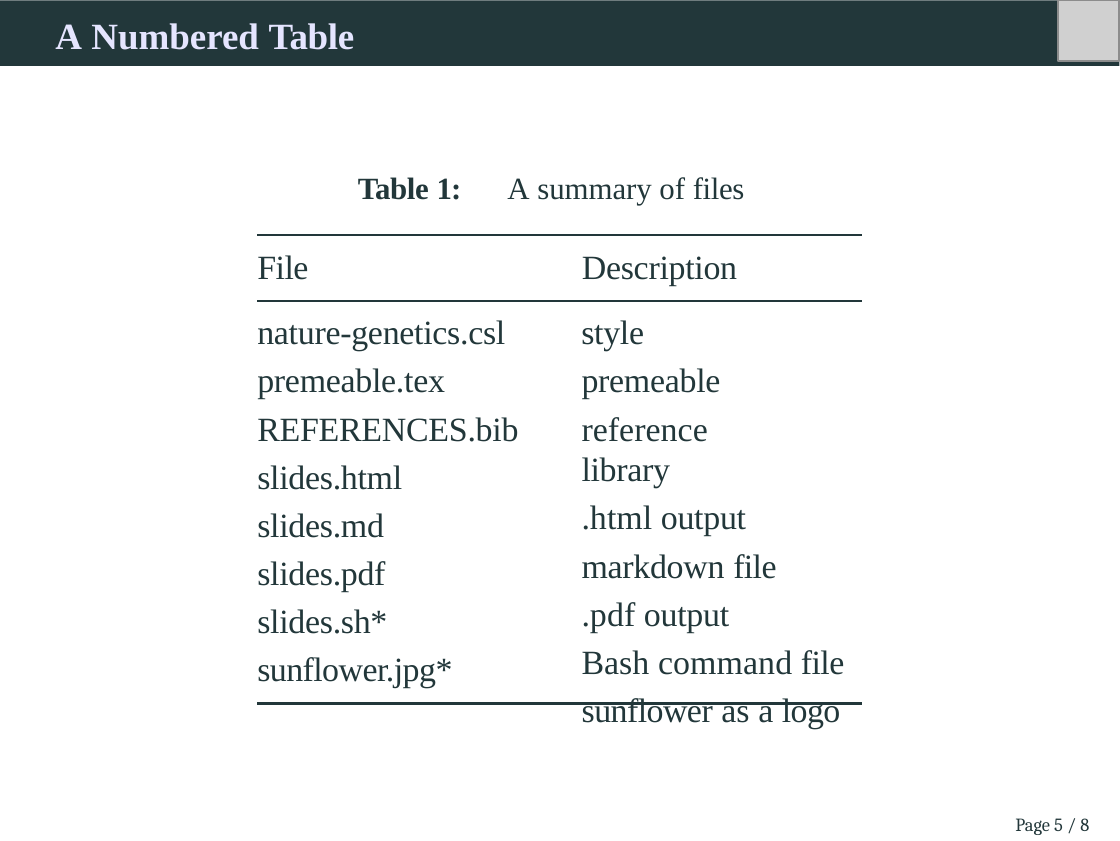
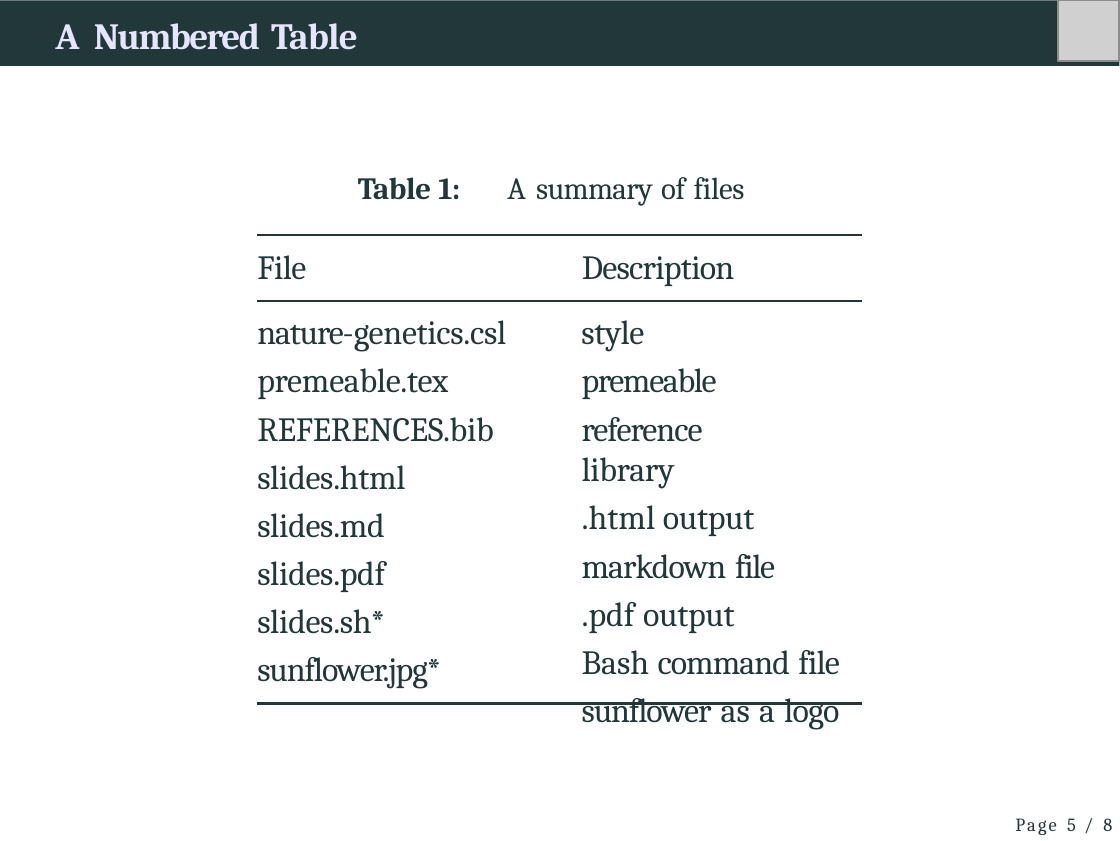
Before and after one commit to jinghuazhao/physalia, a slide deck: slide 5 of docs/slides/slides.pptx. Drawn at 1120x841 pixels with LibreOffice and Linux fonts; fonts in the diff are those of the drawing; grey boxes stand for pictures; background and template pictures are left out. Boxes give left, top, right and bottom in pixels: in the first picture for what was removed or moved away, otherwise in the second. Text is boxed around its words. In the diff, an @@ line names an element or a change of style, - is before the commit and + after.

```diff
--- a/docs/slides/slides.pptx
+++ b/docs/slides/slides.pptx
@@ title "A Numbered Table" at (x1=55, y1=23, x2=358, y2=50): font Times New Roman to Cambria; letter spacing 0 to 1 pt in "A"; letter spacing 0 to -0.5 pt in "Numbered"; letter spacing -0.1 to -0.2 pt in "Table"; indent changed @@
@@ text "Table 1:" at (x1=358, y1=177, x2=460, y2=200): font Times New Roman to Cambria @@
@@ text "A summary of files" at (x1=507, y1=177, x2=745, y2=206): font Times New Roman to Cambria; letter spacing 0 to 0.7 pt in "A"; letter spacing 0 to -0.2 pt in "summary" @@
@@ text "File" at (x1=257, y1=255, x2=306, y2=280): font Times New Roman to Cambria @@
@@ text "Description" at (x1=582, y1=256, x2=734, y2=286): font Times New Roman to Cambria, letter spacing -0.1 to -0.2 pt @@
@@ text "nature-genetics.csl premeable.tex REFERENCES.bib" at (x1=257, y1=320, x2=506, y2=689): font Times New Roman to Cambria; letter spacing -0.1 to -0.4 pt in "nature-genetics.csl"; letter spacing -0.2 to -0.4 pt in "sunflower.jpg*" @@
@@ text "style premeable" at (x1=581, y1=320, x2=839, y2=730): font Times New Roman to Cambria; letter spacing -0.1 to -0.5 pt in "premeable"; letter spacing 0 to -0.3 pt in "reference", "command"; letter spacing -0.1 to -0.3 pt in "markdown"; letter spacing -0.2 to -0.5 pt, letter spacing -0.2 to -0.3 pt in "file"; letter spacing -0.2 to -0.4 pt in "sunflower" @@
@@ page number at (x1=1067, y1=818, x2=1112, y2=831): letter spacing 0 to 0.8 pt in "Page"; letter spacing 0 to 0.6 pt in "/"; letter spacing -0.6 to -0.5 pt in "8" @@
```
Also in this commit, not shown: 7 other slides changed, 1 other file.
